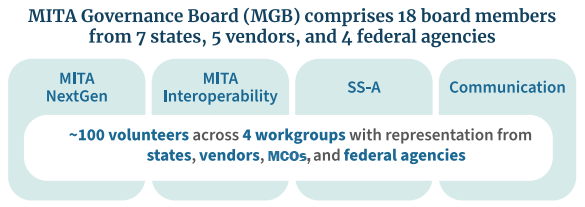
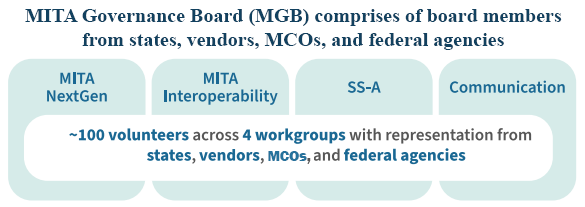
The second 585x207 image is a revision of the first. Changes to its layers:
added layer "MITA Governance Board (MGB) comprises of board members from sta" above "MCOs," over [25, 9, 562, 50]
painted on "MCOs," over [25, 7, 562, 50]
removed layer "Layer 1" over [25, 7, 562, 50]
